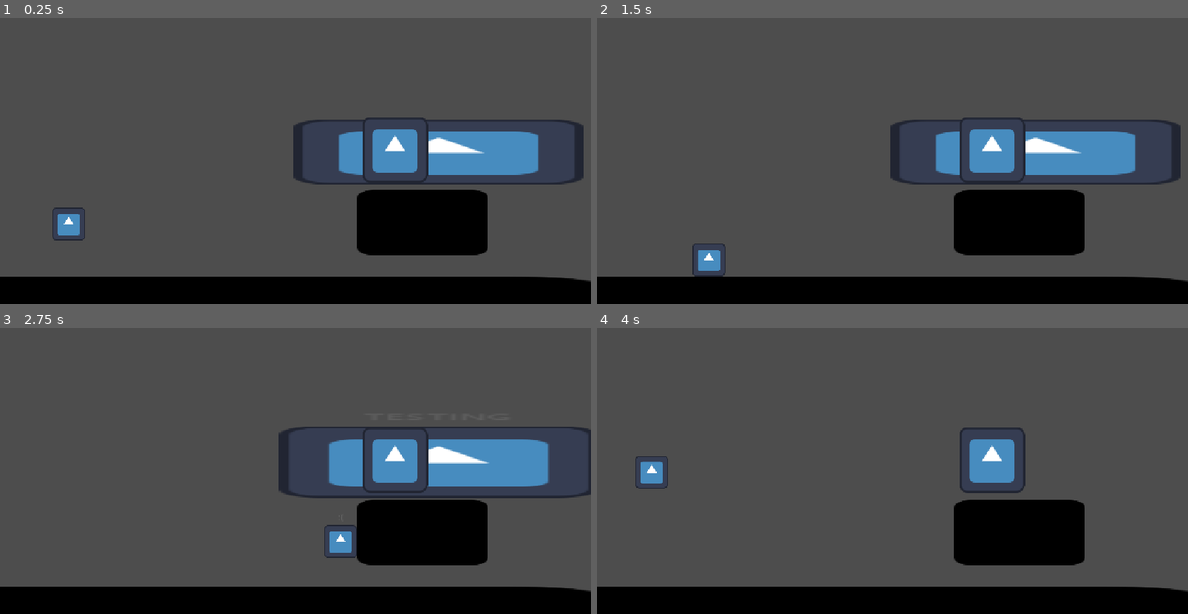
Above: before the commit, frames 1-4 (two rows, left to right).
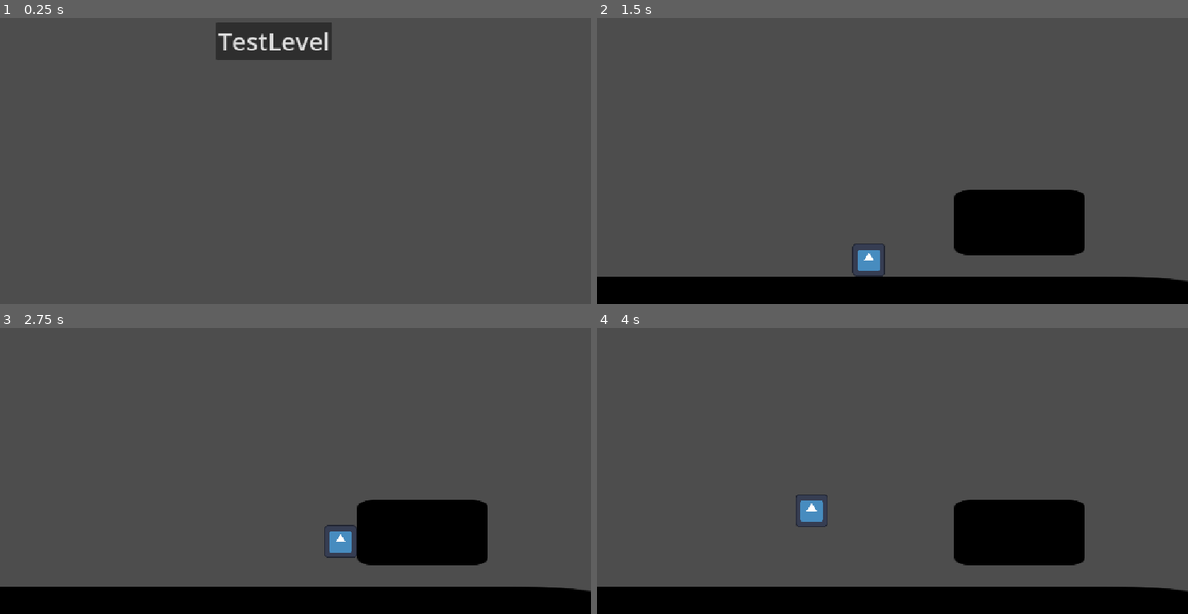
Above: after the commit, the same moments.

Repository: top4sigma/No-Signal
Game: Godot game, scene res://root.tscn
The game is run twice, just before and just after one commit, with the same random seed, the same clock (stepped at 60 frames per second) and the same inputs. The engine's default icon, where the game draws it, is replaced by a stand-in: a white triangle on a blue panel in a dark square.
Inputs (mouse positions are in pixels of both pictures, inside the frame that each line leads up to):
- Up to frame 1 (0.25 s): no input
- Up to frame 2 (1.5 s): click (868, 40) at 0.5 s, where only the run after the commit has a clickable "TestLevel"; tap Enter at 1.25 s; move the mouse to (1022, 120) at 1.27 s; hold D (Right) from 1.28 s (still down); tap E (Interact) at 1.35 s
- Up to frame 3 (2.75 s): keep holding D (Right); tap Space (Jump) at 1.52, 1.82, 2.27, 2.3, 2.57 s; click (425, 430) at 1.55 s; move the mouse to (177, 465) at 2.02 s; click (177, 465) at 2.1 s
- Up to frame 4 (4 s): move the mouse to (951, 373) at 2.77 s; release D (Right) at 2.78 s; hold A (Left) 2.78-3.53 s; hold Space (Jump) 2.78-3.53 s; tap E (Interact) at 3.05 s; move the mouse to (862, 513) at 3.52 s; hold D (Right) from 3.53 s (still down); tap R (DIE) at 3.6 s; tap Space (Jump) at 3.77 s; click (862, 513) at 3.8 s

The runs differ from the first frame. In frame 1, 24% of the frame differs, in the area x 0-100%, y 1-100%; in frame 2, 7.0%; in frame 3, 7.2%; in frame 4, 2.2%.

Commit message:
Worked on the lazer puzzle and added a test scene loader
To use the Test Scene Loader
1) Open the root node
2) Click on the TestSceneLoader
3) At the top of the inspector on the right, find the scenes array
4) Add your scene to the array

Diff:
--- a/CharacterController/CharacterController.tscn
+++ b/CharacterController/CharacterController.tscn
@@ -10,6 +10,7 @@
 radius = 32.0
 
 [node name="CharacterController" type="CharacterBody2D" unique_id=201973950 node_paths=PackedStringArray("generalArea", "interactText")]
+collision_layer = 514
 script = ExtResource("1_sbkfr")
 maxSpeed = 100.0
 groundAccel = 10.0
@@ -29,6 +30,7 @@
 shape = SubResource("RectangleShape2D_edg1g")
 
 [node name="GeneralArea" type="Area2D" parent="." unique_id=103272862]
+collision_layer = 2
 
 [node name="CollisionShape2D" type="CollisionShape2D" parent="GeneralArea" unique_id=893158040]
 shape = SubResource("CircleShape2D_2m5a4")
--- /dev/null
+++ b/DebugStuff/TestSceneLoader/TestSceneLoader.tscn
@@ -0,0 +1,19 @@
+[gd_scene format=3 uid="uid://1nfyibu4ycvb"]
+
+[ext_resource type="Script" uid="uid://d2hvjaiuy2gao" path="res://DebugStuff/TestSceneLoader/test_scene_loader.gd" id="1_7y47m"]
+
+[node name="TestSceneLoader" type="Node2D" unique_id=1921066398]
+script = ExtResource("1_7y47m")
+
+[node name="Control" type="Control" parent="." unique_id=730527030]
+layout_mode = 3
+anchors_preset = 0
+offset_right = 40.0
+offset_bottom = 40.0
+
+[node name="VBoxContainer" type="VBoxContainer" parent="Control" unique_id=872336695]
+layout_mode = 0
+offset_left = 421.0
+offset_top = 97.0
+offset_right = 461.0
+offset_bottom = 137.0
--- /dev/null
+++ b/DebugStuff/TestSceneLoader/test_scene_loader.gd
@@ -0,0 +1,23 @@
+#HOW TO USE - after clicking on the node, add you scenes to the Scenes array at the top of the inspector on the right
+extends Node2D
+
+@export var scenes:Array[PackedScene]
+@onready var button_container: VBoxContainer = $Control/VBoxContainer
+
+# Called when the node enters the scene tree for the first time.
+func _ready() -> void:
+	for i in scenes:
+		var newButton = Button.new()
+		newButton.add_theme_font_size_override("font_size",48)
+		#AI 1
+		newButton.text = i.resource_path.get_file().get_basename()
+		button_container.add_child(newButton)
+
+# Called every frame. 'delta' is the elapsed time since the previous frame.
+func _process(delta: float) -> void:
+	if Input.is_action_just_pressed("Click"):
+		for i in button_container.get_child_count():
+			var button = button_container.get_child(i)
+			if button.is_hovered():
+				get_parent().add_child(scenes[i].instantiate())
+				queue_free()
--- /dev/null
+++ b/LazerPuzzle/Blocks/Nodes/Laser.tscn
@@ -0,0 +1,49 @@
+[gd_scene format=3 uid="uid://xyp2bj356dlg"]
+
+[ext_resource type="Script" uid="uid://bxl2rn2x0rjo0" path="res://LazerPuzzle/Blocks/Scripts/laser.gd" id="1_ejyb8"]
+
+[sub_resource type="SegmentShape2D" id="SegmentShape2D_opo2a"]
+b = Vector2(2000, 0)
+
+[sub_resource type="Curve" id="Curve_g4v7s"]
+_data = [Vector2(0.16242334, 0.3094238), 0.0, 0.0, 0, 0, Vector2(0.38989037, 0.6207554), 0.0, 0.0, 0, 0, Vector2(0.72886086, 0.538344), 0.0, 0.0, 0, 0, Vector2(1, 0), 0.0, 0.0, 0, 0]
+point_count = 4
+
+[sub_resource type="Gradient" id="Gradient_ejyb8"]
+offsets = PackedFloat32Array(0.15006511, 0.70735675, 0.88964844)
+colors = PackedColorArray(0.6344401, 0.6344401, 0.6344401, 1, 1, 1, 1, 1, 0, 0, 0, 1)
+
+[node name="Laser" type="Node2D" unique_id=1801881909]
+script = ExtResource("1_ejyb8")
+
+[node name="Area" type="Area2D" parent="." unique_id=159059798]
+collision_layer = 512
+collision_mask = 0
+
+[node name="Ray" type="RayCast2D" parent="Area" unique_id=114051153]
+target_position = Vector2(2000, 0)
+collision_mask = 513
+collide_with_areas = true
+
+[node name="AreaShape" type="CollisionShape2D" parent="Area" unique_id=1208042096]
+shape = SubResource("SegmentShape2D_opo2a")
+
+[node name="Line" type="Line2D" parent="." unique_id=1729203267]
+position = Vector2(0, 1)
+points = PackedVector2Array(0, 0, 0, 0)
+
+[node name="LaserEnd" type="Node2D" parent="." unique_id=2000914081]
+
+[node name="EndParticles" type="CPUParticles2D" parent="LaserEnd" unique_id=1311292891]
+amount = 100
+lifetime = 0.25
+spread = 180.0
+gravity = Vector2(0, 15)
+initial_velocity_min = 10.0
+initial_velocity_max = 50.0
+angular_velocity_min = -100.0
+angular_velocity_max = 100.0
+damping_max = 10.0
+scale_amount_max = 8.0
+scale_amount_curve = SubResource("Curve_g4v7s")
+color_ramp = SubResource("Gradient_ejyb8")
--- /dev/null
+++ b/LazerPuzzle/Blocks/Nodes/laser_block.tscn
@@ -0,0 +1,20 @@
+[gd_scene format=3 uid="uid://deqhoon1sy1c4"]
+
+[ext_resource type="Script" uid="uid://euw7qsbtd2u1" path="res://LazerPuzzle/Blocks/Scripts/laser_block.gd" id="1_rfhc7"]
+[ext_resource type="Texture2D" uid="uid://c8wgbe6stf5t7" path="res://LazerPuzzle/Blocks/Sprites/LazerBlock.png" id="3_e2x0o"]
+
+[sub_resource type="RectangleShape2D" id="RectangleShape2D_g4v7s"]
+size = Vector2(50, 50)
+
+[node name="LaserBlock" type="Node2D" unique_id=675301806]
+script = ExtResource("1_rfhc7")
+
+[node name="Sprite2D" type="Sprite2D" parent="." unique_id=1444243037]
+texture_filter = 1
+rotation = 3.1415927
+texture = ExtResource("3_e2x0o")
+
+[node name="AnimatableBody2D" type="AnimatableBody2D" parent="." unique_id=932900164]
+
+[node name="CollisionShape2D" type="CollisionShape2D" parent="AnimatableBody2D" unique_id=765769396]
+shape = SubResource("RectangleShape2D_g4v7s")
--- /dev/null
+++ b/LazerPuzzle/Blocks/Scripts/emiter.gd
@@ -0,0 +1,34 @@
+extends Node2D
+
+class_name LaserEmiter
+var targets:Array[Node2D]
+var targetRays:Array[Laser]
+var rays:Array[Laser]
+@export var laserChanel = 0
+const LASER = preload("uid://xyp2bj356dlg")
+
+# Called when the node enters the scene tree for the first time.
+func _ready() -> void:
+	pass
+
+
+# Called every frame. 'delta' is the elapsed time since the previous frame.
+func _process(delta: float) -> void:
+	pass
+func addTarget(target):
+	var newRay = LASER.instantiate()
+	newRay.laserChanel = laserChanel
+	add_child(newRay)
+	if target is Node2D:
+		newRay.target = target
+		targets.append(target)
+		targetRays.append(newRay)
+	elif target is float or target is int:
+		newRay.rotation = target
+		rays.append(newRay)
+	elif target is Vector2:
+		newRay.rotation = Vector2.ZERO.angle_to_point(target)
+		rays.append(newRay)
+	else:
+		return
+	LaserInfo.allLasers.append(newRay)
--- /dev/null
+++ b/LazerPuzzle/Blocks/Scripts/laser.gd
@@ -0,0 +1,57 @@
+extends Node2D
+
+class_name Laser
+@onready var ray: RayCast2D = $Area/Ray
+@onready var line: Line2D = $Line
+@onready var area: Area2D = $Area
+@onready var area_shape: CollisionShape2D = $Area/AreaShape
+@onready var laser_end: Node2D = $LaserEnd
+@onready var end_particles: CPUParticles2D = $LaserEnd/EndParticles
+
+@export var laserChanel = 0
+
+var target:Node2D
+var enabled = true
+# Called when the node enters the scene tree for the first time.
+func _ready() -> void:
+	setupLaser()
+
+
+# Called every frame. 'delta' is the elapsed time since the previous frame.
+func _process(delta: float) -> void:
+	pass
+func updateLaser():
+	if enabled:
+		updateLaserRotation()
+		updateLaserLength()
+func updateLaserRotation():
+	if target:
+		rotation = global_position.angle_to_point(target.global_position)
+func updateLaserLength():
+	ray.force_raycast_update()
+	var rayLength = ray.target_position.x
+	laser_end.visible = false
+	if ray.is_colliding():
+		rayLength = global_position.distance_to(ray.get_collision_point())
+		laser_end.global_position = ray.get_collision_point()
+		laser_end.visible = true
+	var newPoints:PackedVector2Array = [Vector2(0,0),Vector2(rayLength,0)]
+	line.points = newPoints
+	var newShape = SegmentShape2D.new()
+	newShape.b.x = max(rayLength - 10,0)
+	newShape.b.y = 0
+	area_shape.shape = newShape
+func setupLaser():
+	line.default_color = LaserInfo.CHANELCOLORS[laserChanel]
+	end_particles.color = LaserInfo.CHANELCOLORS[laserChanel]
+	updateLaser()
+func disable():
+	enabled = false
+	visible = false
+	ray.enabled = false
+	area_shape.disabled = true
+func enable():
+	enabled = true
+	visible = true
+	ray.enabled = true
+	area_shape.disabled = false
--- /dev/null
+++ b/LazerPuzzle/Blocks/Scripts/laser_block.gd
@@ -0,0 +1,13 @@
+extends LaserEmiter
+
+
+
+# Called when the node enters the scene tree for the first time.
+func _ready() -> void:
+	addTarget(0)
+	rays[0].position.x += 26
+
+
+# Called every frame. 'delta' is the elapsed time since the previous frame.
+func _process(delta: float) -> void:
+	pass
--- /dev/null
+++ b/LazerPuzzle/Global/LaserInfo.gd
@@ -0,0 +1,21 @@
+extends Node
+
+var LASERCHANELS = 4
+var CHANELCOLORS = [Color.YELLOW,Color.BLUE,Color.RED,Color.GREEN]
+
+var allLasers:Array[Laser]
+# Called when the node enters the scene tree for the first time.
+func _ready() -> void:
+	updateAllLasers()
+
+
+# Called every frame. 'delta' is the elapsed time since the previous frame.
+func _process(delta: float) -> void:
+	pass
+func updateAllLasers():
+	for i in allLasers:
+		i.updateLaser()
+		await get_tree().process_frame
+	if allLasers.size() == 0:
+		await get_tree().process_frame
+	updateAllLasers()
--- /dev/null
+++ b/LazerPuzzle/Levels/LevelScr.gd
@@ -0,0 +1,10 @@
+extends Node
+
+# Called when the node enters the scene tree for the first time.
+func _ready() -> void:
+	pass
+
+
+# Called every frame. 'delta' is the elapsed time since the previous frame.
+func _process(delta: float) -> void:
+	pass
--- /dev/null
+++ b/LazerPuzzle/Levels/Nodes/TestLevel.tscn
@@ -0,0 +1,35 @@
+[gd_scene format=3 uid="uid://bk7mnbuuq17de"]
+
+[ext_resource type="Script" uid="uid://d3mp8mqljju25" path="res://LazerPuzzle/Levels/LevelScr.gd" id="1_tws3b"]
+[ext_resource type="PackedScene" uid="uid://bbjrbeywki2wy" path="res://env_box.tscn" id="2_qu7s3"]
+[ext_resource type="PackedScene" uid="uid://dwm5edr713qmb" path="res://CharacterController/CharacterController.tscn" id="4_iab2r"]
+
+[node name="TestLevel" type="Node2D" unique_id=1910349549]
+script = ExtResource("1_tws3b")
+
+[node name="EnvBox" parent="." unique_id=41432814 instance=ExtResource("2_qu7s3")]
+position = Vector2(450, 658)
+scale = Vector2(11.180002, 1)
+
+[node name="EnvBox2" parent="." unique_id=449681020 instance=ExtResource("2_qu7s3")]
+position = Vector2(824, 489)
+scale = Vector2(2, 1)
+
+[node name="CharacterController" parent="." unique_id=201973950 instance=ExtResource("4_iab2r")]
+position = Vector2(446, 423)
+maxSpeed = 4000.0
+groundAccel = 40.0
+airAccel = 20.0
+groundDeccel = 100.0
+airDeccel = 10.0
+activeGroundDeccel = 200.0
+activeAirDeccel = 50.0
+overspeedGroundDeccel = 400.0
+overspeedAirDeccel = 200.0
+useGravityOveride = true
+gravityOveride = Vector2(0, 50)
+fallingMult = 1.5
+maxJump = 1250.0
+minJump = 750.0
+maxHeightHold = 15
+jumpBuffer = 5
--- a/project.godot
+++ b/project.godot
@@ -14,6 +14,10 @@
 run/main_scene="uid://dqobclqg7l1sd"
 config/features=PackedStringArray("4.7", "GL Compatibility")
 config/icon="res://icon.svg"
+
+[autoload]
+
+LaserInfo="*uid://b2vtqkfss4qrd"
 
 [display]
 
@@ -74,6 +78,17 @@
 "events": [Object(InputEventKey,"resource_local_to_scene":false,"resource_name":"","device":-1,"window_id":0,"alt_press …(192 unchanged characters)…
 ]
 }
+Click={
+"deadzone": 0.2,
+"events": [Object(InputEventMouseButton,"resource_local_to_scene":false,"resource_name":"","device":-1,"window_id":0,"alt_pressed":false,"shift_pressed":false,"ctrl_pressed":false,"meta_pressed":false,"button_mask":1,"position":Vector2(67, 4),"global_position":Vector2(78, 61),"factor":1.0,"button_index":1,"canceled":false,"pressed":true,"double_click":false,"script":null)
+]
+}
+
+[layer_names]
+
+2d_physics/layer_1="Ground/Walls"
+2d_physics/layer_2="Player"
+2d_physics/layer_10="LaserLayer"
 
 [physics]
 
--- a/root.tscn
+++ b/root.tscn
@@ -1,43 +1,9 @@
 [gd_scene format=3 uid="uid://dqobclqg7l1sd"]
 
-[ext_resource type="PackedScene" uid="uid://bbjrbeywki2wy" path="res://env_box.tscn" id="1_pq8q7"]
-[ext_resource type="PackedScene" uid="uid://dwm5edr713qmb" path="res://CharacterController/CharacterController.tscn" id="2_pyidc"]
-[ext_resource type="PackedScene" uid="uid://bffx15vj7updp" path="res://Interactables/interactable.tscn" id="3_vvh5c"]
+[ext_resource type="PackedScene" uid="uid://bk7mnbuuq17de" path="res://LazerPuzzle/Levels/Nodes/TestLevel.tscn" id="1_pq8q7"]
+[ext_resource type="PackedScene" uid="uid://1nfyibu4ycvb" path="res://DebugStuff/TestSceneLoader/TestSceneLoader.tscn" id="1_pyidc"]
 
 [node name="Root" type="Node2D" unique_id=1155602987]
 
-[node name="EnvBox" parent="." unique_id=41432814 instance=ExtResource("1_pq8q7")]
-position = Vector2(450, 658)
-scale = Vector2(11.180002, 1)
-
-[node name="EnvBox2" parent="." unique_id=1678620311 instance=ExtResource("1_pq8q7")]
-position = Vector2(824, 489)
-scale = Vector2(2, 1)
-
-[node name="CharacterController" parent="." unique_id=201973950 instance=ExtResource("2_pyidc")]
-position = Vector2(134, 348)
-maxSpeed = 4000.0
-groundAccel = 40.0
-airAccel = 20.0
-groundDeccel = 100.0
-airDeccel = 10.0
-activeGroundDeccel = 200.0
-activeAirDeccel = 50.0
-overspeedGroundDeccel = 400.0
-overspeedAirDeccel = 200.0
-useGravityOveride = true
-gravityOveride = Vector2(0, 50)
-fallingMult = 1.5
-maxJump = 1250.0
-minJump = 750.0
-maxHeightHold = 15
-jumpBuffer = 5
-
-[node name="Interactable2" parent="." unique_id=23908583 instance=ExtResource("3_vvh5c")]
-position = Vector2(855, 351)
-scale = Vector2(4.42, 1)
-popupText = ":("
-
-[node name="Interactable" parent="." unique_id=1091946643 instance=ExtResource("3_vvh5c")]
-position = Vector2(770, 347)
-popupText = "hmmm :)"
+[node name="TestSceneLoader" parent="." unique_id=1921066398 instance=ExtResource("1_pyidc")]
+scenes = Array[PackedScene]([ExtResource("1_pq8q7")])
Not shown, added: DebugStuff/TestSceneLoader/test_scene_loader.gd.uid
Not shown, added: LazerPuzzle/Blocks/Scripts/emiter.gd.uid
Not shown, added: LazerPuzzle/Blocks/Scripts/laser.gd.uid
Not shown, added: LazerPuzzle/Blocks/Scripts/laser_block.gd.uid
Binary file added: LazerPuzzle/Blocks/Sprites/DoorFrame.png
Not shown, added: LazerPuzzle/Blocks/Sprites/DoorFrame.png.import
Binary file added: LazerPuzzle/Blocks/Sprites/DoorInteror.png
Not shown, added: LazerPuzzle/Blocks/Sprites/DoorInteror.png.import
Binary file added: LazerPuzzle/Blocks/Sprites/LazerBlock.png
Not shown, added: LazerPuzzle/Blocks/Sprites/LazerBlock.png.import
Binary file added: LazerPuzzle/Blocks/Sprites/LazerInterior.png
Not shown, added: LazerPuzzle/Blocks/Sprites/LazerInterior.png.import
(and 6 more such lines)
